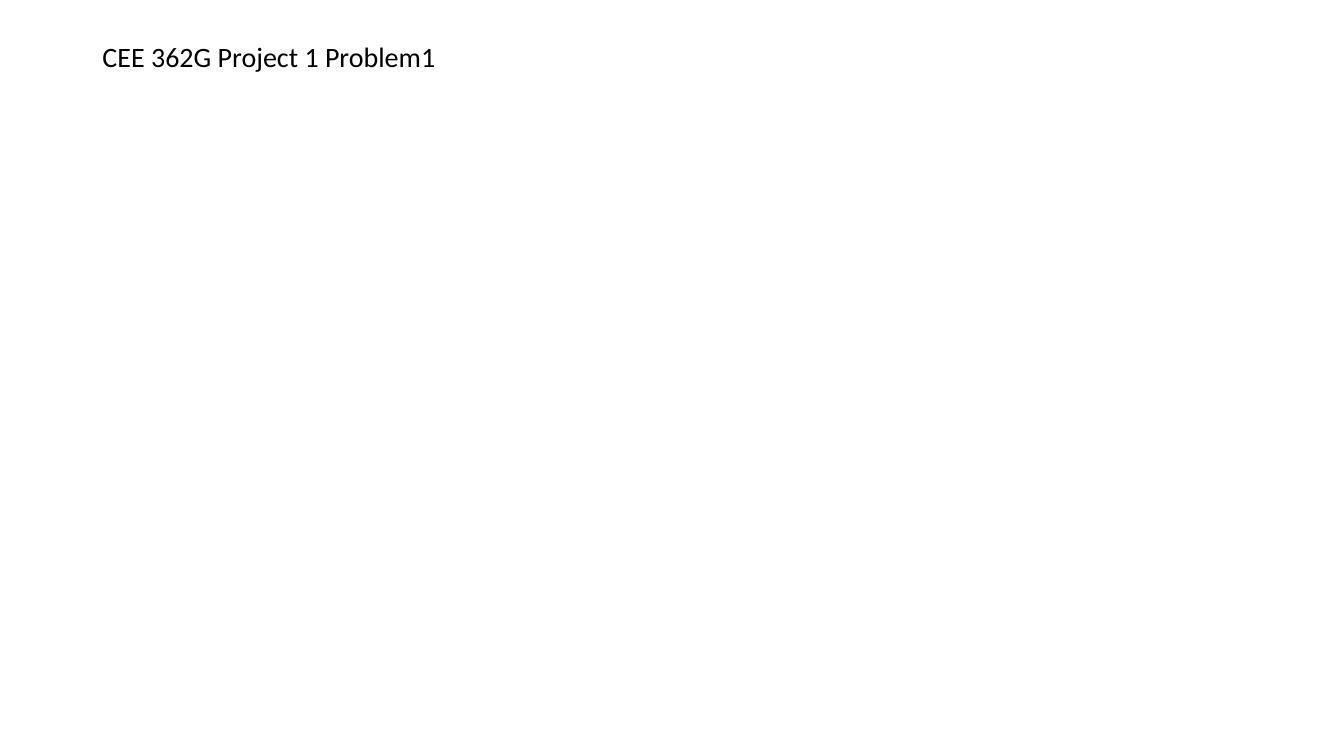
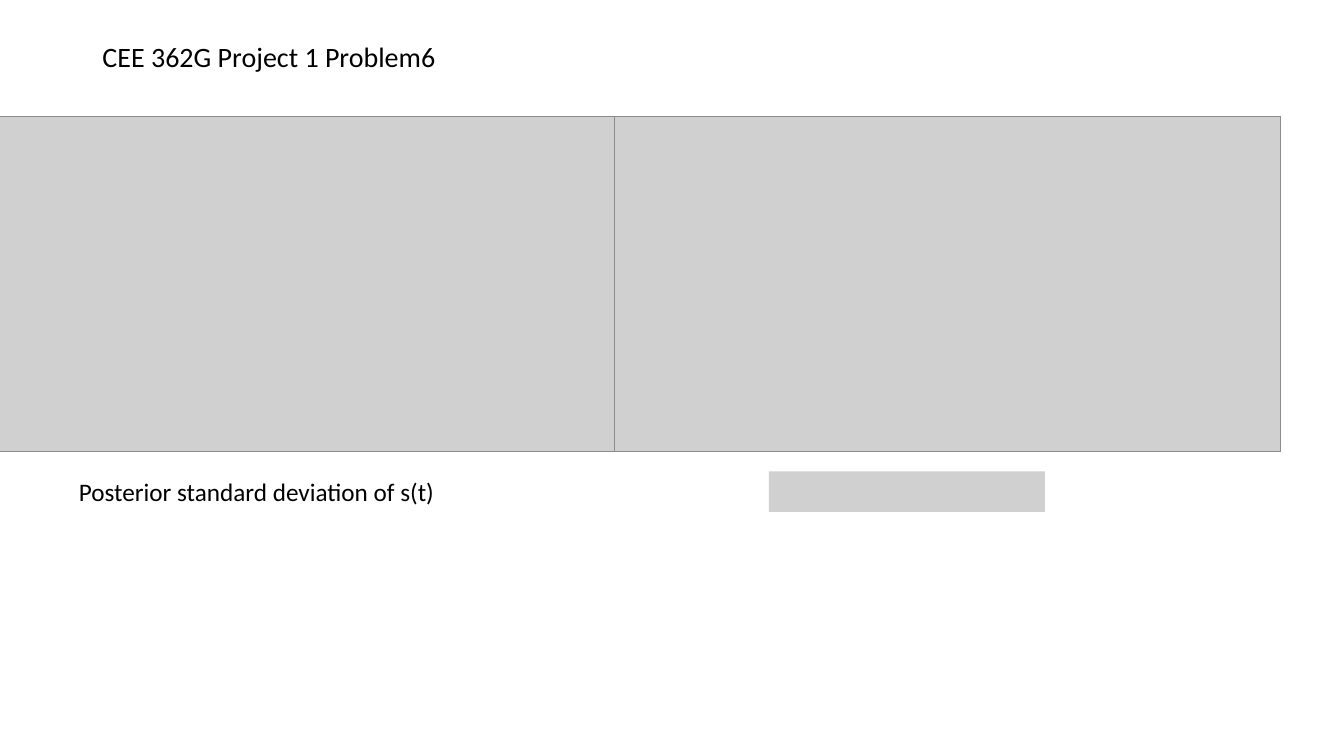
Before and after one commit to DeanLym/CEE362G, a slide deck: slide 9 of HW1.pptx (slide 10 before the commit). Drawn at 1344x756 pixels with LibreOffice and Linux fonts; fonts in the diff are those of the drawing; grey boxes stand for pictures. Boxes give left, top, right and bottom in pixels: in the first picture for what was removed or moved away, otherwise in the second. Text is boxed around its words. In the diff, an @@ line names an element or a change of style, - is before the commit and + after.

Commit message:
update

```diff
--- a/HW1.pptx
+++ b/HW1.pptx
@@ title at (102, 47, 435, 72): text changed @@
-CEE 362G Project 1 Problem1
+CEE 362G Project 1 Problem6
@@ picture added at (0, 116, 668, 452) @@
@@ picture added at (614, 116, 1280, 452) @@
@@ picture added at (769, 472, 1046, 512) @@
@@ text added at (79, 482, 434, 505), 18 pt, text #000000 @@
+Posterior standard deviation of s(t)
```
Also in this commit, not shown: 2 other slides changed, 1 slide removed.
